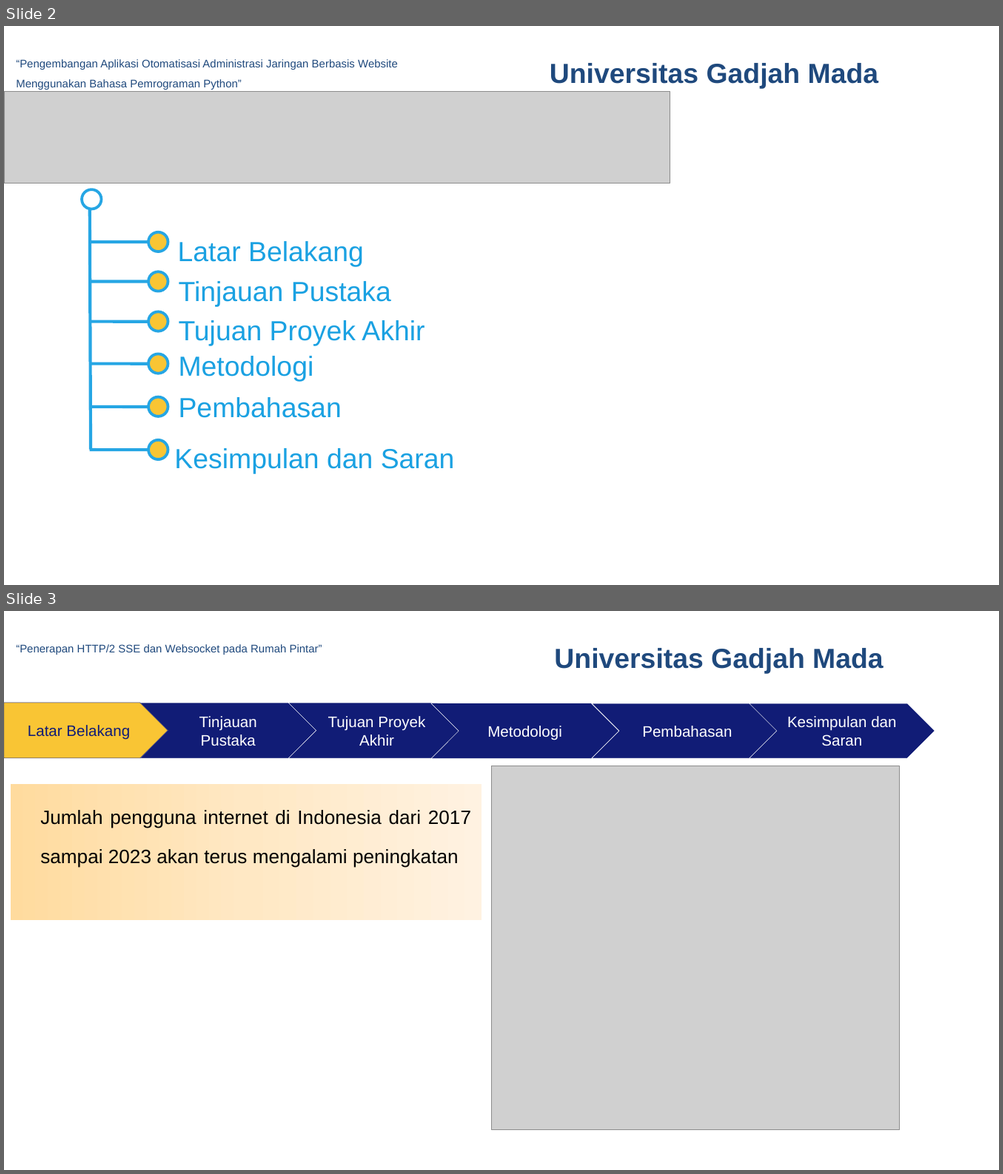
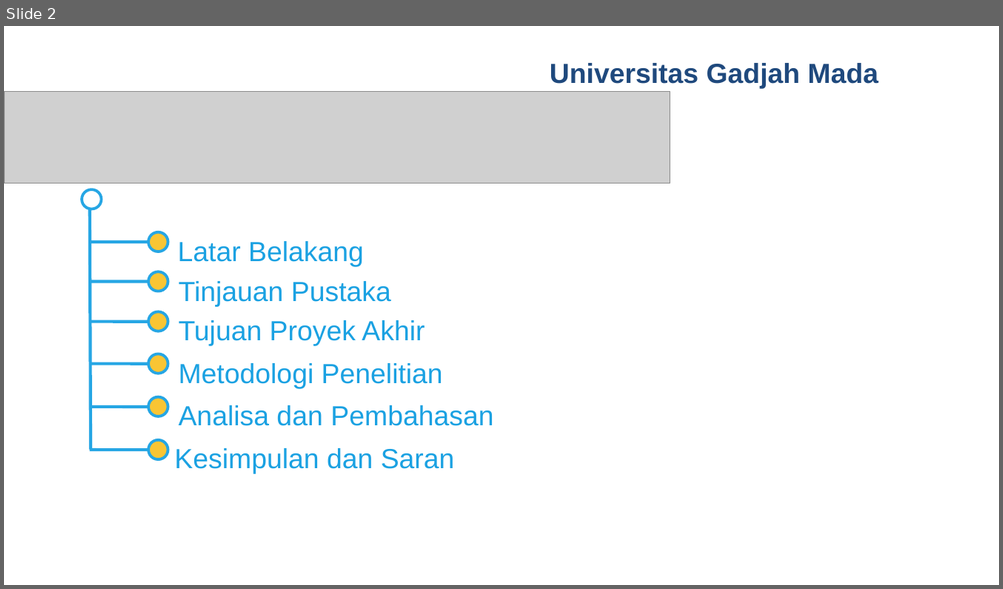
Before and after one commit to rusminto/ws_sse, a slide deck: berkas/ppt muham.pptx. Shown one above the other, each under a label of ours: slides 2 and 3 before the commit, slide 2 after it. The pictures are 1003x1174 and 1003x589 pixels, drawn with LibreOffice and Linux fonts; fonts in the diff are those of the drawing; grey boxes stand for pictures; background and template pictures are left out. Boxes give left, top, right and bottom in pixels: in the first picture for what was removed or moved away, otherwise in the second. Text is boxed around its words. In the diff, an @@ line names an element or a change of style, - is before the commit and + after.

```diff
--- a/berkas/ppt muham.pptx
+++ b/berkas/ppt muham.pptx
@@ slide 3 removed at [4, 611, 999, 1170], background picture (left out) @@
@@ text removed at [16, 644, 322, 655] @@
-“Penerapan HTTP/2 SSE dan Websocket pada Rumah Pintar”
@@ text removed at [554, 648, 883, 673] @@
-Universitas Gadjah Mada
@@ pentagon arrow removed at [4, 703, 168, 758] @@
-Latar Belakang
@@ chevron removed at [140, 703, 316, 758] @@
-Tinjauan Pustaka
@@ chevron removed at [288, 703, 466, 758] @@
-Tujuan Proyek Akhir
@@ chevron removed at [431, 703, 619, 759] @@
-Metodologi
@@ chevron removed at [592, 703, 782, 758] @@
-Pembahasan
@@ chevron removed at [749, 703, 934, 758] @@
-Kesimpulan dan Saran
@@ rectangle removed at [10, 784, 481, 920] @@
-Jumlah pengguna internet di Indonesia dari 2017 sampai 2023 akan terus mengalami peningkatan
@@ picture removed at [492, 766, 899, 1130] @@
@@ slide 2 changed as well @@
@@ text removed at [16, 59, 398, 90] @@
-“Pengembangan Aplikasi Otomatisasi Administrasi Jaringan Berbasis Website Menggunakan Bahasa Pemrograman Python”
@@ text at [179, 363, 443, 389]: text changed @@
-Metodologi
+Metodologi Penelitian
@@ text at [179, 406, 493, 426]: text changed @@
-Pembahasan
+Analisa dan Pembahasan
```
Also in this commit, not shown: 23 other slides changed, 1 other slide removed, 50 other files.
